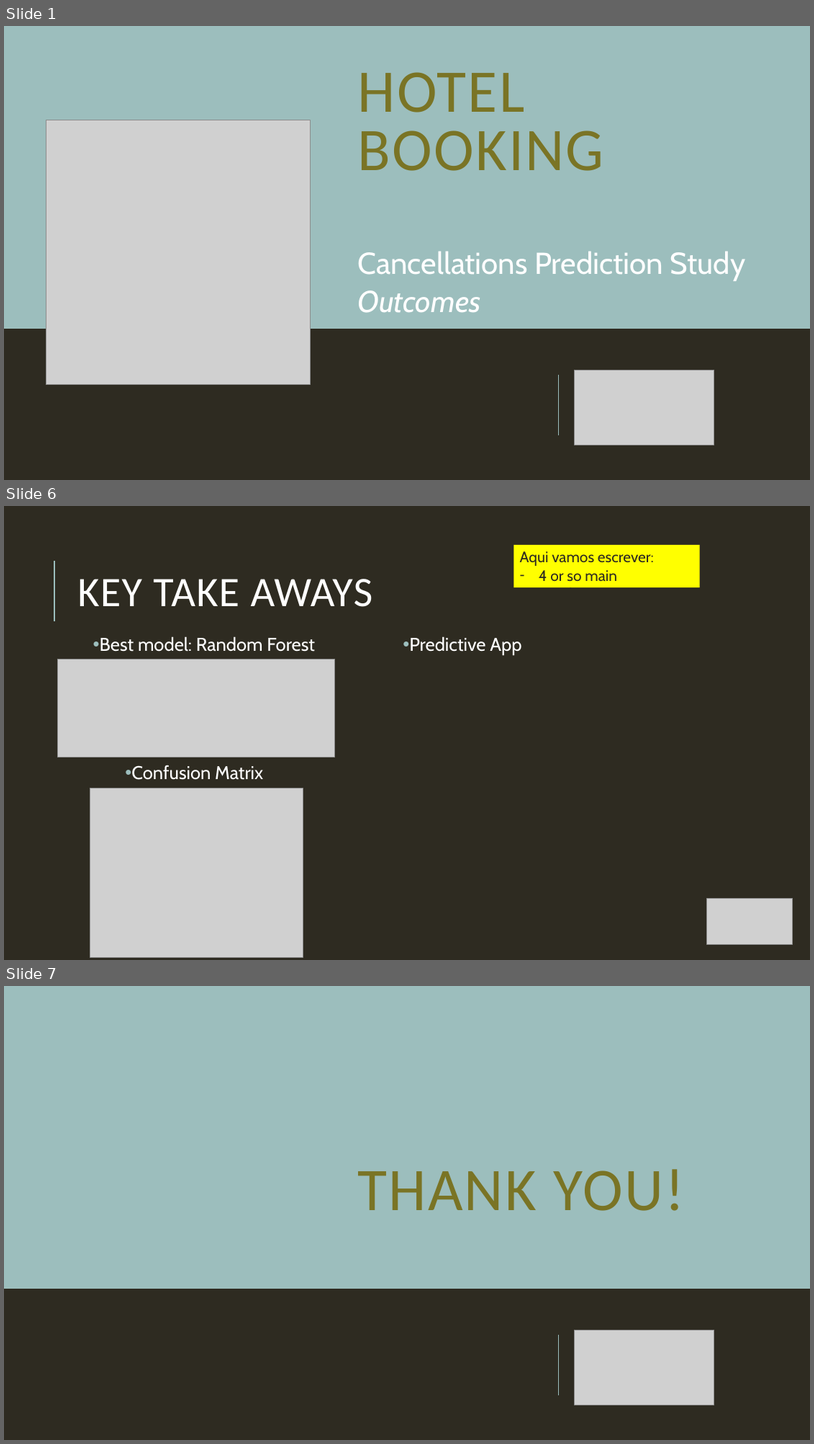
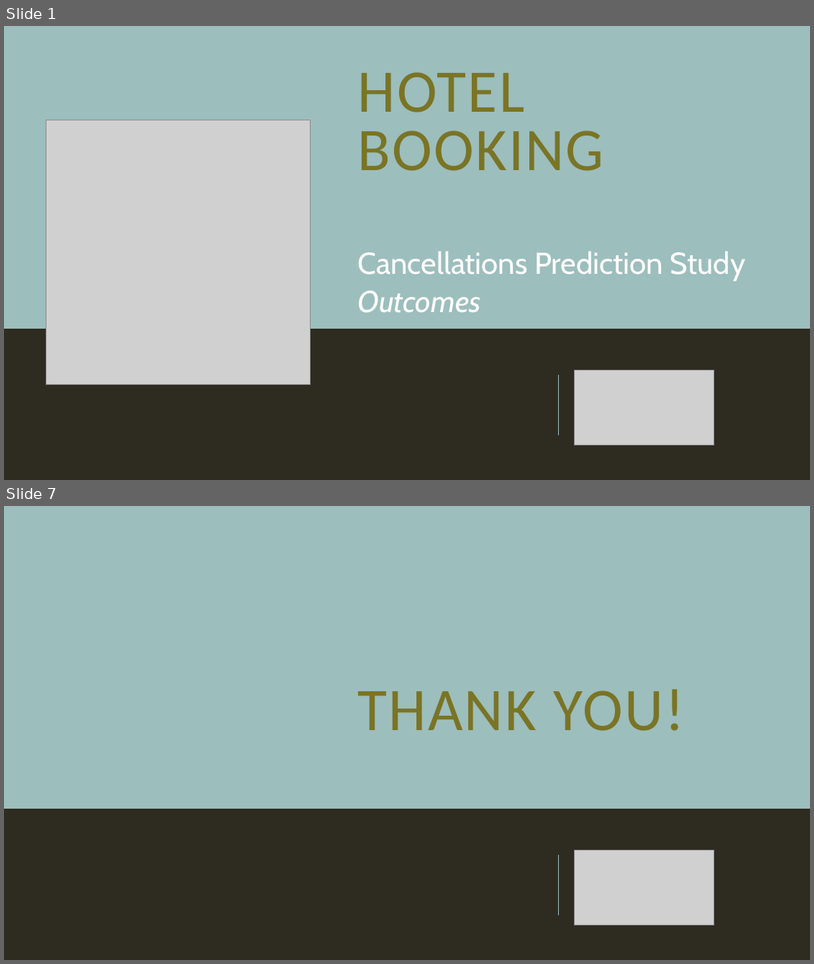
Before and after one commit to Debs86/Business_Cases_Projects, a slide deck: BC2/GroupD_BC2_Presentation.pptx. Shown one above the other, each under a label of ours: slides 1, 6 and 7 before the commit, slides 1 and 7 after it; the slides between them are not shown. The pictures are 814x1444 and 814x964 pixels, drawn with LibreOffice and Linux fonts; fonts in the diff are those of the drawing; grey boxes stand for pictures. Boxes give left, top, right and bottom in pixels: in the first picture for what was removed or moved away, otherwise in the second. Text is boxed around its words. In the diff, an @@ line names an element or a change of style, - is before the commit and + after.

```diff
--- a/BC2/GroupD_BC2_Presentation.pptx
+++ b/BC2/GroupD_BC2_Presentation.pptx
@@ slide 6 removed at box(4, 506, 810, 960), background #2E2B21 @@
@@ rectangle removed at box(514, 545, 700, 587) @@
-Aqui vamos escrever:
-– 4 or so main conclusions
@@ line removed from (54, 621) to (54, 561) @@
@@ title removed at box(77, 579, 373, 607) @@
-KEY TAKE AWAYS
@@ text removed at box(100, 636, 315, 651) @@
-• Best model: Random Forest
@@ text removed at box(409, 636, 522, 654) @@
-• Predictive App
@@ picture removed at box(58, 659, 335, 757) @@
@@ text removed at box(131, 764, 263, 780) @@
-• Confusion Matrix
@@ picture removed at box(90, 788, 303, 957) @@
@@ picture removed at box(707, 898, 793, 944) @@
```
Also in this commit, not shown: 3 slides changed, 2 slides added, 1 other slide removed.
